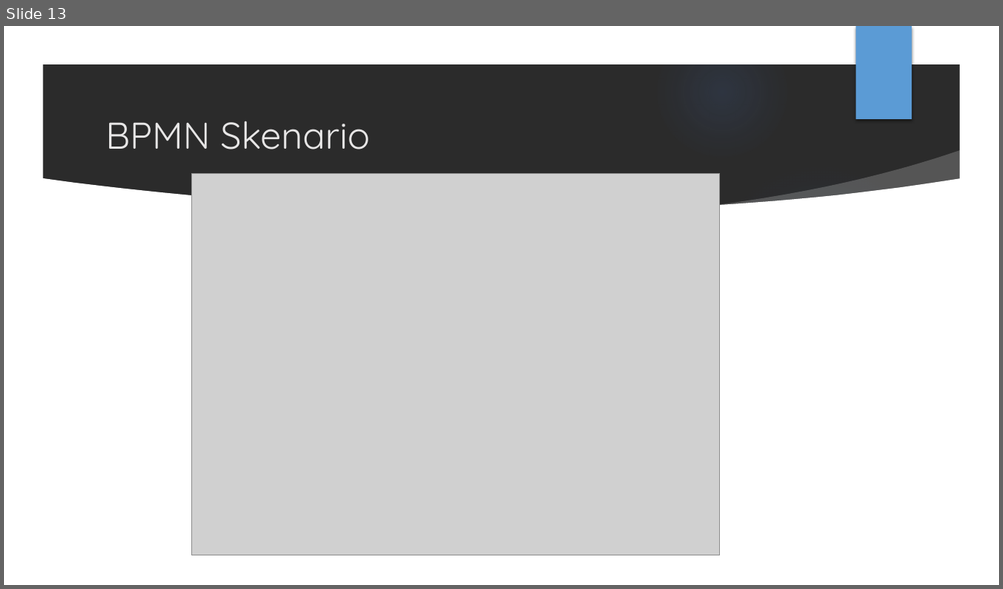
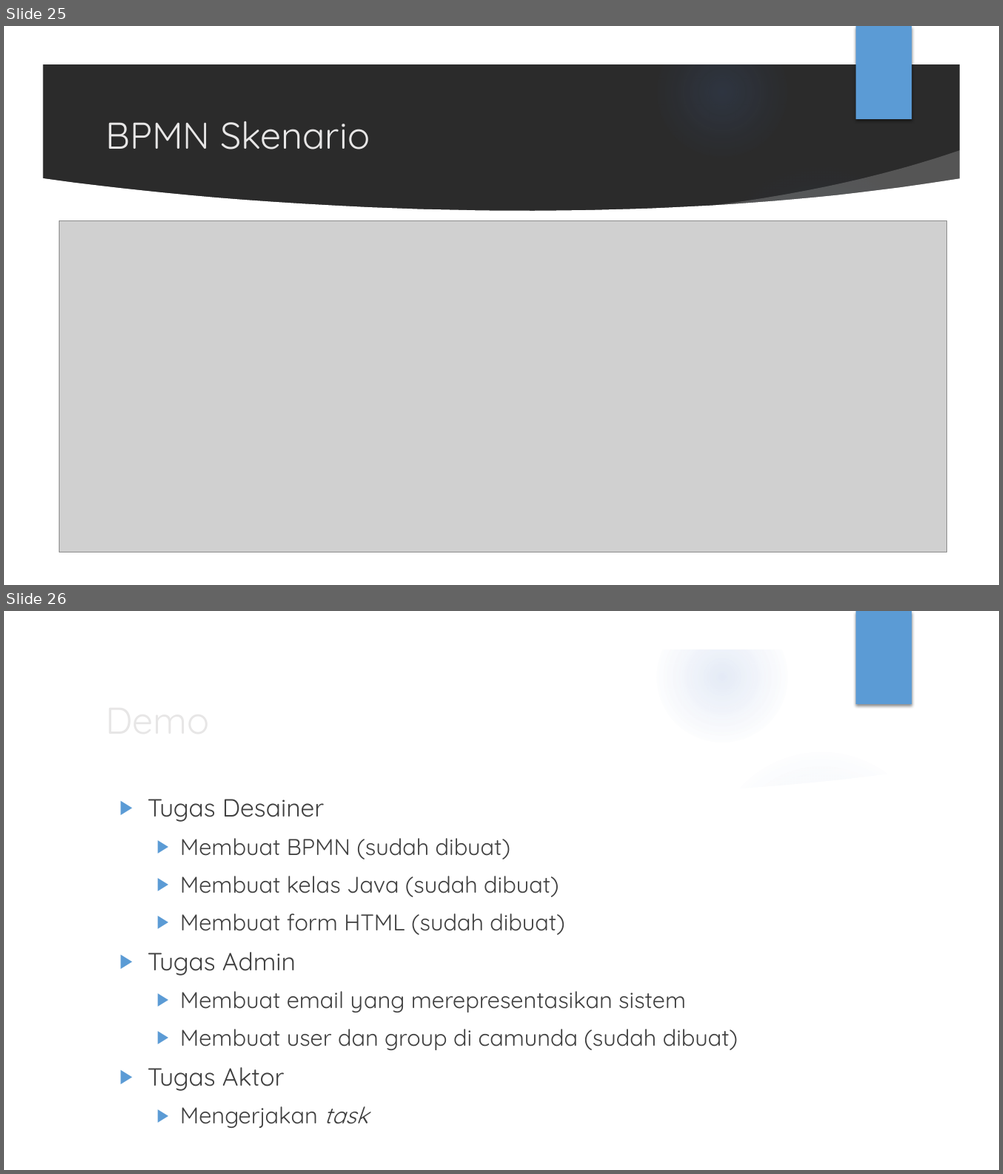
Before and after one commit to luckysenjaya/Skripsi, a slide deck: 10. Sidang/Sidang.pptx. Shown one above the other, each under a label of ours: slide 13 before the commit, slides 25 and 26 after it. The pictures are 1003x589 and 1003x1174 pixels, drawn with LibreOffice and Linux fonts; fonts in the diff are those of the drawing; grey boxes stand for pictures; background and template pictures are left out; a plain dark background stands for a picture behind light text. Boxes give left, top, right and bottom in pixels: in the first picture for what was removed or moved away, otherwise in the second. Text is boxed around its words. In the diff, an @@ line names an element or a change of style, - is before the commit and + after.

```diff
--- a/10. Sidang/Sidang.pptx
+++ b/10. Sidang/Sidang.pptx
@@ slide 26 added at bbox=[4, 611, 999, 1170], background picture (left out); not listed: 9 template elements that a slide beside it also shows @@
@@ title added at bbox=[98, 690, 813, 748], 36 pt, text #E7E6E6 @@
+Demo
@@ text added at bbox=[148, 799, 737, 1128], 22 pt, text #404040 @@
+▶ Tugas Desainer
+  ▶ Membuat BPMN (sudah dibuat)
+  ▶ Membuat kelas Java (sudah dibuat)
+  ▶ Membuat form HTML (sudah dibuat)
+▶ Tugas Admin
+  ▶ Membuat email yang merepresentasikan sistem
+  ▶ Membuat user dan group di camunda (sudah dibuat)
+▶ Tugas Aktor
+  ▶ Mengerjakan task
@@ what was slide 13 is now slide 25 @@
@@ slide 25 changed as well @@
@@ picture: place and size @@
-picture at bbox=[192, 173, 720, 556]
+picture at bbox=[60, 221, 946, 553]
```
Also in this commit, not shown: 13 other slides changed, 11 other slides added, 1 slide removed, 41 other files.
